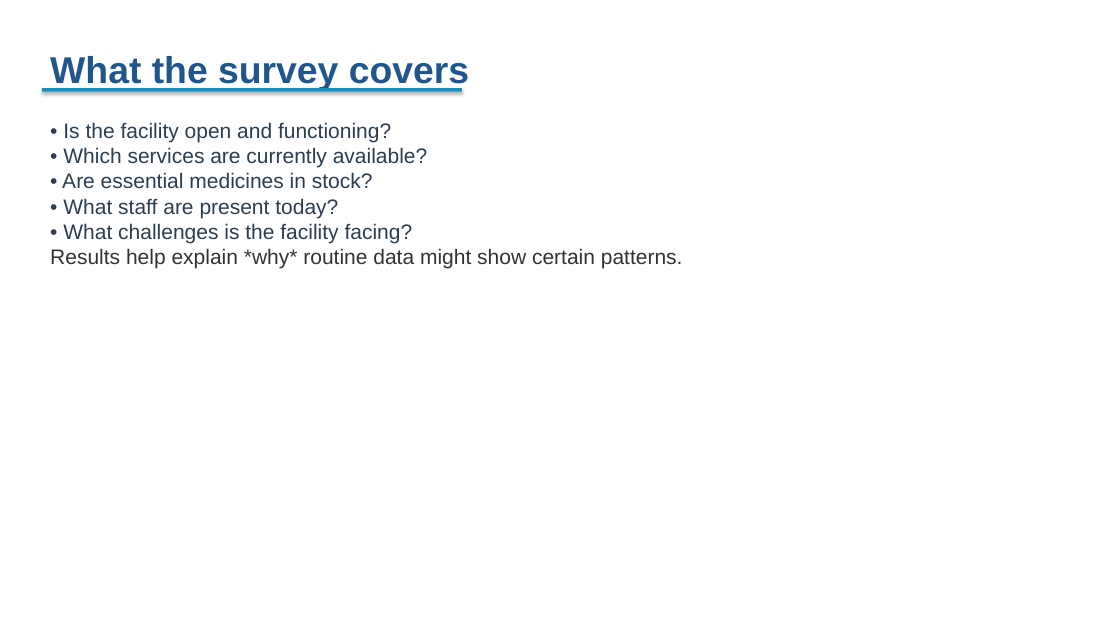
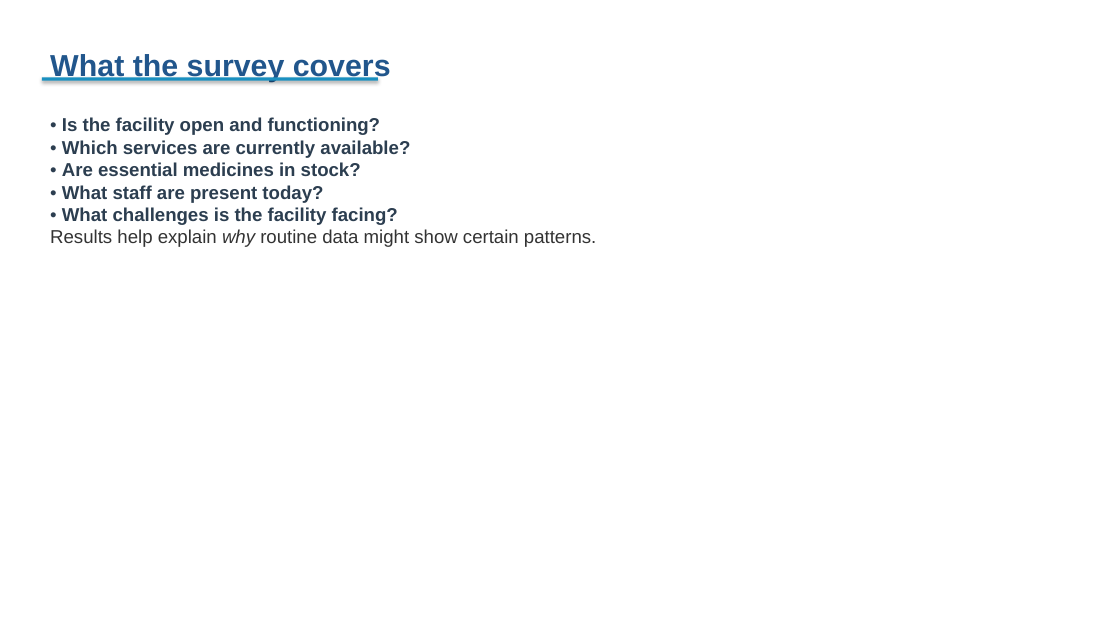
Before and after one commit to angelicalohdz/fastr-resource-hub, a slide deck: slide 86 of outputs/2026-zambia_deck.pptx (slide 55 before the commit). Drawn at 1120x630 pixels with LibreOffice and Linux fonts; fonts in the diff are those of the drawing. Boxes give left, top, right and bottom in pixels: in the first picture for what was removed or moved away, otherwise in the second. Text is boxed around its words. In the diff, an @@ line names an element or a change of style, - is before the commit and + after.

```diff
--- a/outputs/2026-zambia_deck.pptx
+++ b/outputs/2026-zambia_deck.pptx
@@ text "What the survey covers" at [50, 52, 391, 82]: size 32 to 26 pt @@
@@ rectangle: place and size @@
-rectangle at [42, 88, 462, 92]
+rectangle at [42, 77, 378, 81]
@@ text at [62, 117, 410, 225]: size 18 to 16 pt in "• Is the facility open and functioning?", "• Which services are currently available?", "• Are essential medicines in stock?", "• What staff are present today?" and 1 more places; bold on in "Is the facility open and functioning?", "Which services are currently available?", "Are essential medicines in stock?", "What staff are present today?" and 1 more places @@
@@ text at [50, 229, 596, 247]: text changed; size 18 to 16 pt @@
-Results help explain *why* routine data might show certain patterns.
+Results help explain why routine data might show certain patterns.
```
Also in this commit, not shown: 69 other slides changed, 40 slides added, 8 slides removed, 34 other files.
